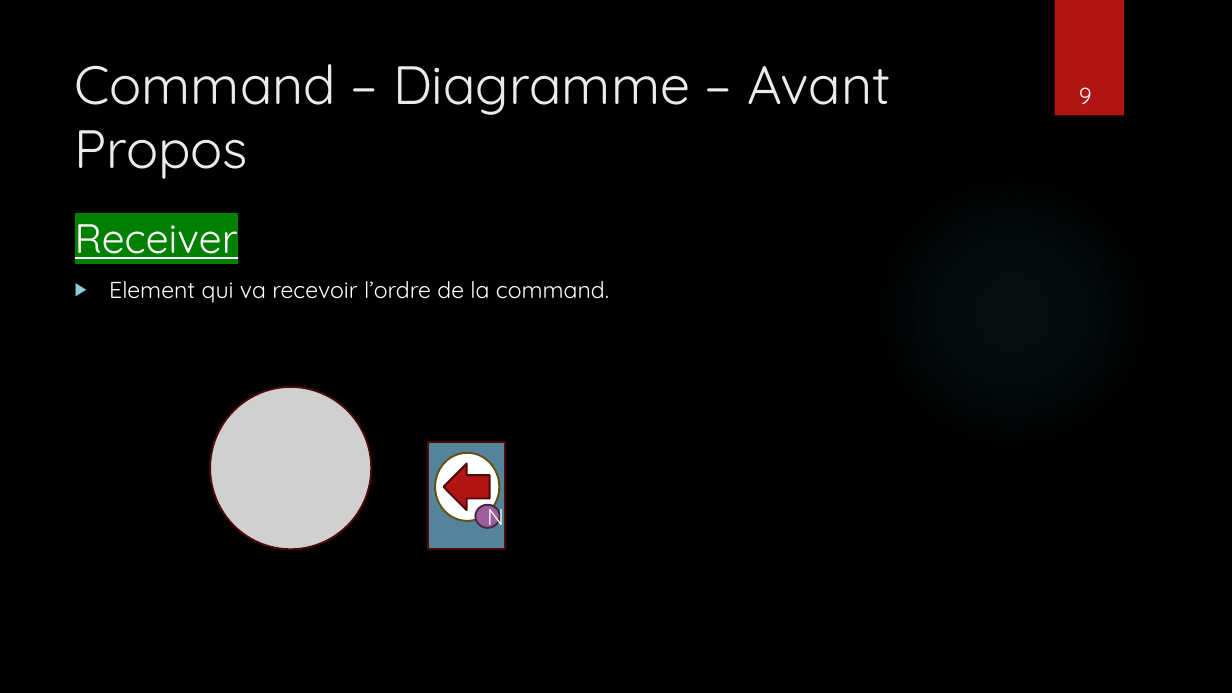
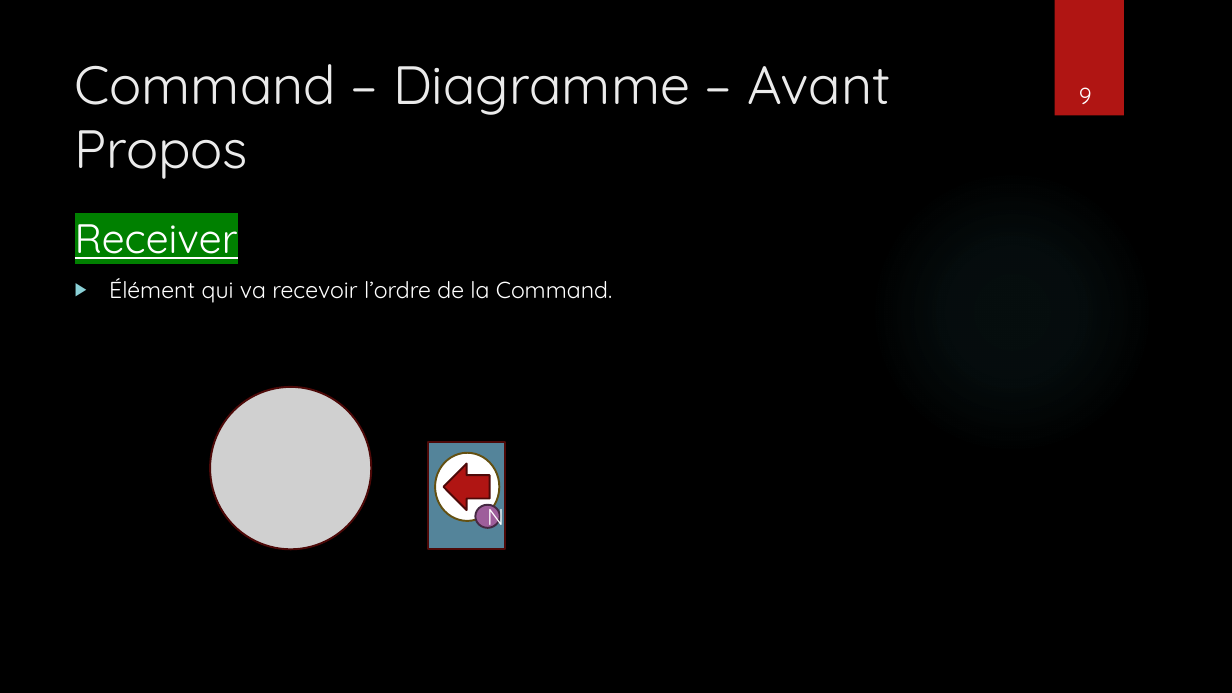
Before and after one commit to rbounatirou/ExemplePatternExpoCDA, a slide deck: slide 9 of PresentationPattern.pptx. Drawn at 1232x693 pixels with LibreOffice and Linux fonts; fonts in the diff are those of the drawing; grey boxes stand for pictures; background and template pictures are left out. Boxes give left, top, right and bottom in pixels: in the first picture for what was removed or moved away, otherwise in the second. Text is boxed around its words. In the diff, an @@ line names an element or a change of style, - is before the commit and + after.

```diff
--- a/PresentationPattern.pptx
+++ b/PresentationPattern.pptx
@@ text at (x1=109, y1=278, x2=612, y2=303): text changed @@
-▶ Element qui va recevoir l’ordre de la command.
+▶ Élément qui va recevoir l’ordre de la Command.
```
Also in this commit, not shown: 5 other slides changed.
